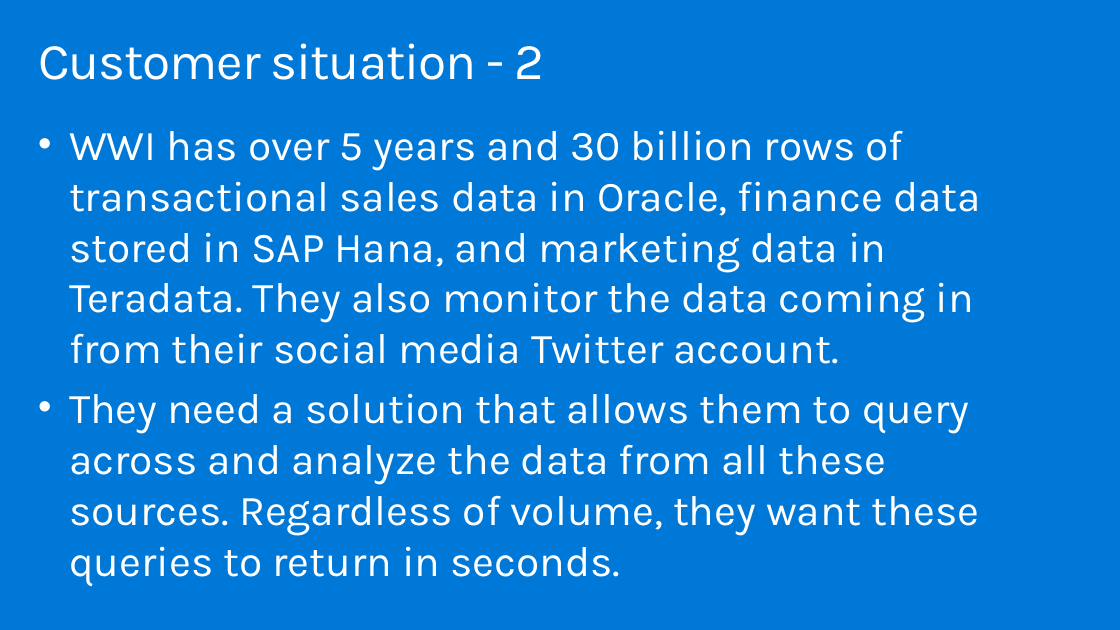
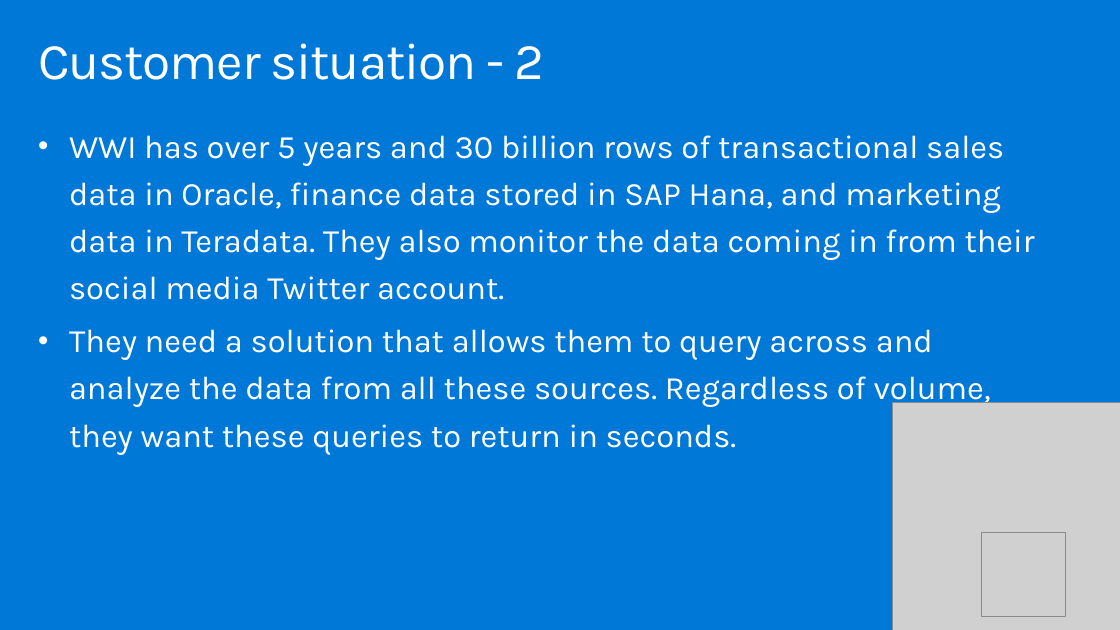
Before and after one commit to solliancenet/MCW-Azure-Synapse-Analytics, a slide deck: slide 5 of Whiteboard design session/WDS trainer presentation - Azure Synapse Analytics.pptx. Drawn at 1120x630 pixels with LibreOffice and Linux fonts; fonts in the diff are those of the drawing; grey boxes stand for pictures. Boxes give left, top, right and bottom in pixels: in the first picture for what was removed or moved away, otherwise in the second. Text is boxed around its words. In the diff, an @@ line names an element or a change of style, - is before the commit and + after.

```diff
--- a/Whiteboard design session/WDS trainer presentation - Azure Synapse Analytics.pptx
+++ b/Whiteboard design session/WDS trainer presentation - Azure Synapse Analytics.pptx
@@ text "WWI has over 5 years ..." at (x1=69, y1=135, x2=1035, y2=455): size 36.4 to 28 pt; line spacing 1 to 1.2; less space between paragraphs @@
@@ picture added at (x1=892, y1=402, x2=1120, y2=630) @@
@@ picture added at (x1=981, y1=533, x2=1065, y2=617) @@
```
Also in this commit, not shown: 26 other slides changed, 2 other files.
